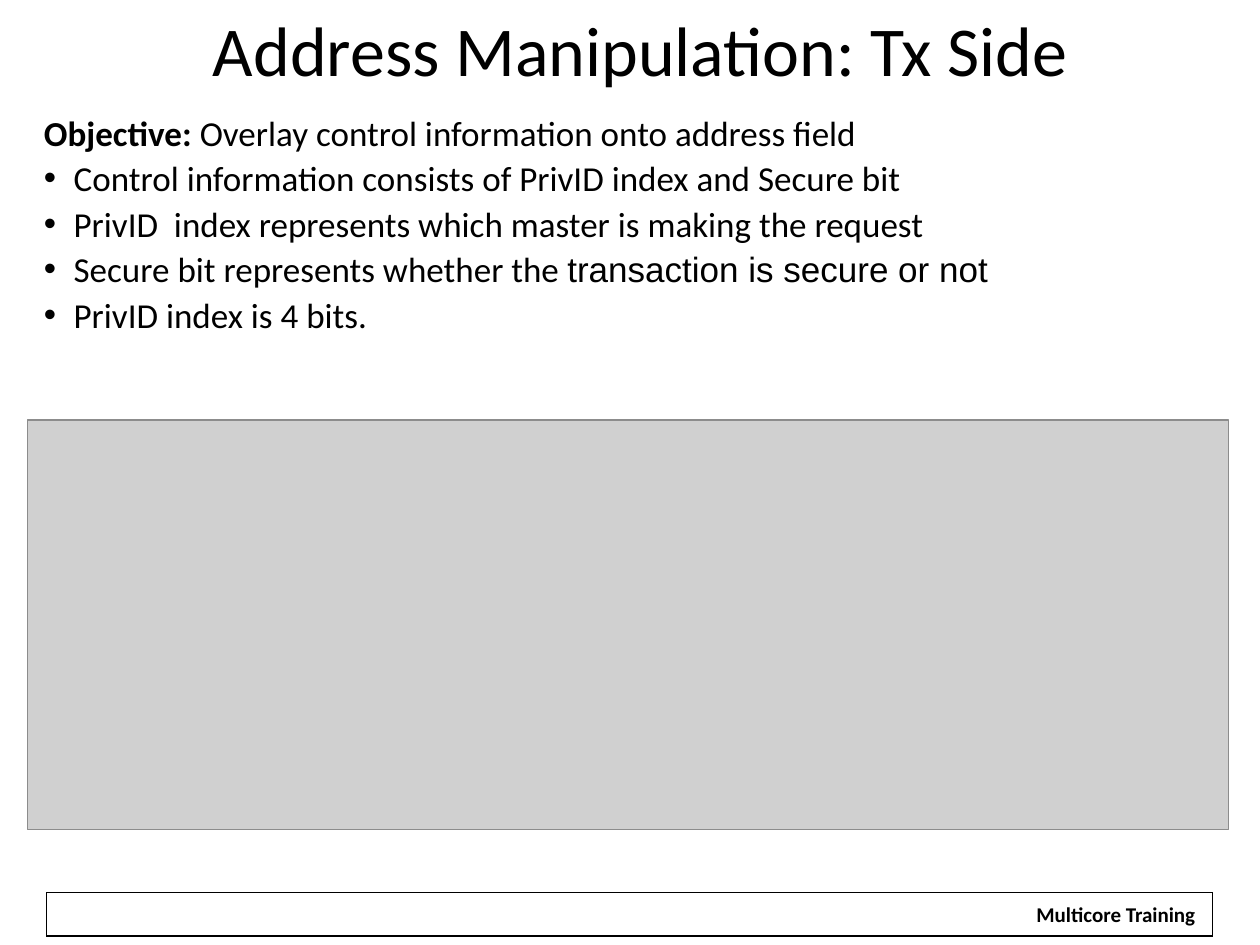
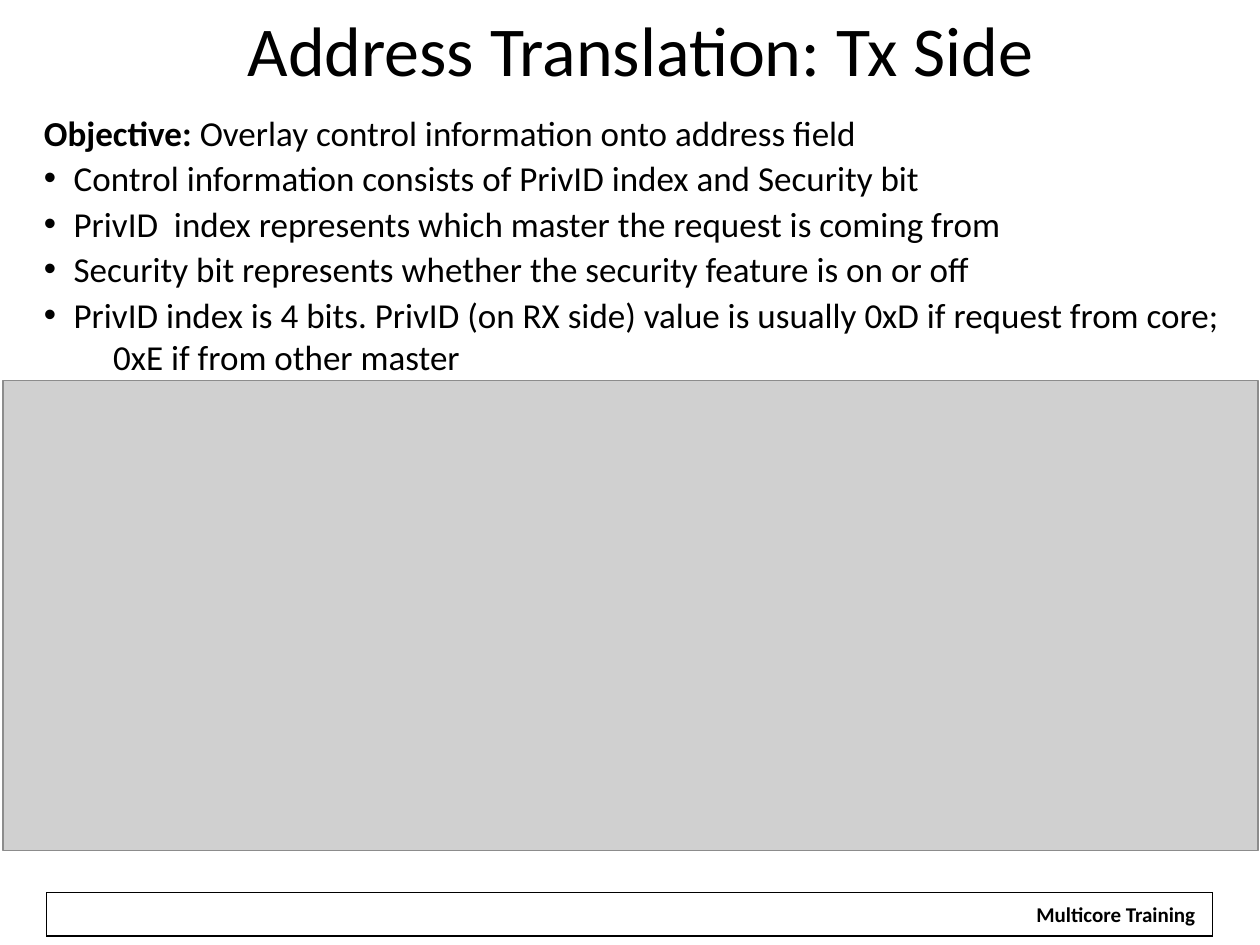
Before and after one commit to hari1989/keystone-workshop, a slide deck: slide 22 of slides/Intro to Hyperlink.pptx (slide 20 before the commit). Drawn at 1260x945 pixels with LibreOffice and Linux fonts; fonts in the diff are those of the drawing; grey boxes stand for pictures; background and template pictures are left out. Boxes give left, top, right and bottom in pixels: in the first picture for what was removed or moved away, otherwise in the second. Text is boxed around its words. In the diff, an @@ line names an element or a change of style, - is before the commit and + after.

```diff
--- a/slides/Intro to Hyperlink.pptx
+++ b/slides/Intro to Hyperlink.pptx
@@ text at [248,27,1033,77]: text changed @@
-Address Manipulation: Tx Side
+Address Translation: Tx Side
@@ text at [74,166,1219,371]: text changed @@
-• Control information consists of PrivID index and Secure bit
-• PrivID index represents which master is making the request
-• Secure bit represents whether the transaction is secure or not
-• PrivID index is 4 bits.
+• Control information consists of PrivID index and Security bit
+• PrivID index represents which master the request is coming from
+• Security bit represents whether the security feature is on or off
+• PrivID index is 4 bits. PrivID (on RX side) value is usually 0xD if request from core;
+  0xE if from other master
@@ picture: place and size @@
-picture at [28,420,1228,829]
+picture at [3,381,1257,850]
```
Also in this commit, not shown: 45 other slides changed, 3 slides added, 1 slide removed.
